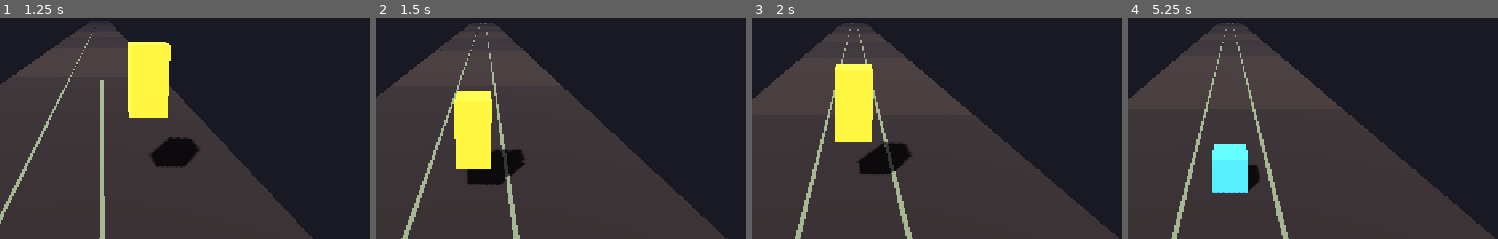
Above: before the commit, frames 1-4 (left to right).
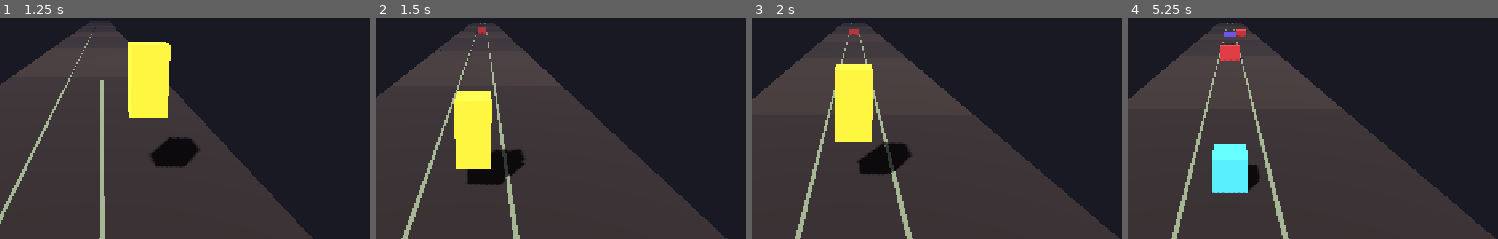
Above: after the commit, the same moments.

Repository: DanielEleojo/tribulation
Game: Godot game, scene res://scenes/game.tscn
Same seed, same stepped clock (60 frames per second), same inputs: the game is played once before the commit and once after it.
Inputs (mouse positions are % of the whole screen's width and height, from its top left):
- Up to frame 1 (1.25 s): tap Enter (restart) at 0.5 s; move the mouse to (78, 44) at 0.52 s; hold Right (move_right) from 0.53 s (still down); tap Down (slide) at 0.6 s; click (78, 44) at 0.67 s; tap Space (jump) at 0.77, 0.8, 1.07 s
- Up to frame 2 (1.5 s): move the mouse to (32, 54) at 1.27 s; release Right (move_right) at 1.28 s; hold Left (move_left) from 1.28 s (still down); tap Space (jump) at 1.35 s
- Up to frame 3 (2 s): keep holding Left (move_left); tap Space (jump) at 1.52, 1.82 s; tap Down (slide) at 1.55 s
- Up to frame 4 (5.25 s): move the mouse to (65, 27) at 2.02 s; release Left (move_left) at 2.03 s; hold Right (move_right) 2.03-3.53 s; tap Down (slide) at 2.1, 2.85, 4.35, 5.1 s; tap Space (jump) at 2.3, 3.02, 3.32, 3.6, 3.77, 4.07, 4.52, 4.82 s; move the mouse to (49, 69) at 2.77 s; click (49, 69) at 2.92 s; move the mouse to (86, 64) at 3.52 s; hold Left (move_left) from 3.53 s (still down); move the mouse to (22, 34) at 4.27 s; move the mouse to (59, 49) at 5.02 s; click (59, 49) at 5.17 s
The pictures show only the part of the screen within x 40-90%, y 37-87%; the shares and areas given below are measured in that part.

Frame 1 is identical in both runs. In frame 2, less than 0.1% of the frame differs, in the area x 27-31%, y 4-8%; in frame 3, less than 0.1%; in frame 4, 0.6%, in the area x 24-32%, y 4-20%.

Commit message:
Phase 1.D (3D): obstacles per lane + death + restart

Diff:
--- a/scenes/game.tscn
+++ b/scenes/game.tscn
@@ -6,6 +6,7 @@
 [ext_resource type="Script" path="res://scripts/player.gd" id="4_player"]
 [ext_resource type="Script" path="res://scripts/camera_follow.gd" id="5_cam"]
 [ext_resource type="Script" path="res://scripts/hud.gd" id="6_hud"]
+[ext_resource type="Script" path="res://scripts/spawner.gd" id="7_spawn"]
 
 [node name="Game" type="Node3D" groups=["game"]]
 script = ExtResource("1_game")
@@ -15,6 +16,9 @@
 
 [node name="Ground" type="Node3D" parent="."]
 script = ExtResource("3_ground")
+
+[node name="Spawner" type="Node3D" parent="."]
+script = ExtResource("7_spawn")
 
 [node name="Player" type="CharacterBody3D" parent="."]
 transform = Transform3D(1, 0, 0, 0, 1, 0, 0, 0, 1, 0, 3, 0)
--- a/scripts/spawner.gd
+++ b/scripts/spawner.gd
@@ -1,39 +1,38 @@
-extends Node2D
-## Obstacle spawner. Places obstacles AHEAD of the player at world positions,
-## alternating two placeholder types:
-##   - ground block (red)   -> jump over
-##   - overhead bar (purple) -> slide under
+extends Node3D
+## Obstacle spawner (3D lane runner). Places obstacles AHEAD of the player in a
+## random lane, alternating two placeholder types:
+##   - ground block (red)    -> jump over (or change lane)
+##   - overhead bar (purple) -> slide under (or change lane)
 ## Spawn frequency increases over time (interval shrinks to a floor).
-## Obstacles queue_free() once well behind the player. Obstacles are Area2D
-## triggers (no physics push); contact with the player causes death.
+## Obstacles are Area3D triggers (no physics push); contact = death.
+## They queue_free() once well behind the player.
 
-const GROUND_TOP_Y: float = 560.0
-const SPAWN_AHEAD: float = 1050.0       # px ahead of player (just off the right edge)
-const DESPAWN_BEHIND: float = 700.0     # px behind player before removal
+const SPAWN_AHEAD: float = 70.0        # units ahead of the player (beyond view/fog)
+const DESPAWN_BEHIND: float = 25.0     # units behind the player before removal
+const LANE_WIDTH: float = 2.5          # must match the player's lane spacing
 
-# Block (jump over): rests on the ground.
-const BLOCK_WIDTH: float = 50.0
-const BLOCK_HEIGHT: float = 60.0
-const BLOCK_COLOR := Color(0.85, 0.22, 0.22, 1.0)
+# Block (jump over): rests on the ground in one lane.
+const BLOCK_SIZE := Vector3(2.0, 1.5, 1.5)
+const BLOCK_COLOR := Color(0.85, 0.22, 0.22)
 
-# Bar (slide under): floats at head height, leaving a gap to slide through.
-const BAR_WIDTH: float = 80.0
-const BAR_HEIGHT: float = 40.0
-const BAR_BOTTOM_Y: float = 515.0       # bottom edge; standing player (top 500) hits it, slider (top 530) clears
-const BAR_COLOR := Color(0.45, 0.35, 0.9, 1.0)
+# Bar (slide under): floats at head height; standing player hits it, slider clears.
+const BAR_SIZE := Vector3(2.2, 0.8, 0.8)
+const BAR_BOTTOM_Y: float = 1.2
+const BAR_COLOR := Color(0.45, 0.35, 0.9)
 
 # Frequency ramp.
-@export var start_interval: float = 1.6   # seconds between spawns at the start
-@export var min_interval: float = 0.8     # fastest spawn rate
-@export var ramp_time: float = 60.0       # seconds to reach min_interval
+@export var start_interval: float = 1.4   # seconds between spawns at the start
+@export var min_interval: float = 0.7      # fastest spawn rate
+@export var ramp_time: float = 60.0        # seconds to reach min_interval
 
-var player: Node2D
+var player: Node3D
 var game
 var _elapsed: float = 0.0
 var _timer: float = 0.0
 var _spawn_index: int = 0
 
 func _ready() -> void:
+	randomize()
 	game = get_tree().get_first_node_in_group("game")
 	_timer = start_interval
 
@@ -59,38 +58,44 @@
 	return lerpf(start_interval, min_interval, t)
 
 func _spawn() -> void:
-	# Alternate: even -> block (jump), odd -> bar (slide).
+	# Alternate type so both jump and slide get exercised; random lane.
 	var is_block: bool = (_spawn_index % 2 == 0)
 	_spawn_index += 1
+	var lane: int = randi() % 3
 	var obs := _make_obstacle(is_block)
-	obs.position = Vector2(player.global_position.x + SPAWN_AHEAD, 0.0)
+	var x: float = float(lane - 1) * LANE_WIDTH
+	obs.position = Vector3(x, 0.0, player.global_position.z - SPAWN_AHEAD)
 	add_child(obs)
 
-func _make_obstacle(is_block: bool) -> Area2D:
-	var area := Area2D.new()
+func _make_obstacle(is_block: bool) -> Area3D:
+	var area := Area3D.new()
+	var mesh := MeshInstance3D.new()
+	var box := BoxMesh.new()
+	var col := CollisionShape3D.new()
+	var bshape := BoxShape3D.new()
+	var mat := StandardMaterial3D.new()
 
-	var rect := ColorRect.new()
-	var shape := CollisionShape2D.new()
-	var rect_shape := RectangleShape2D.new()
+	var size: Vector3
+	var center_y: float
+	if is_block:
+		size = BLOCK_SIZE
+		center_y = BLOCK_SIZE.y * 0.5            # bottom sits at y=0
+		mat.albedo_color = BLOCK_COLOR
+	else:
+		size = BAR_SIZE
+		center_y = BAR_BOTTOM_Y + BAR_SIZE.y * 0.5
+		mat.albedo_color = BAR_COLOR
 
-	if is_block:
-		var top_y := GROUND_TOP_Y - BLOCK_HEIGHT
-		rect.size = Vector2(BLOCK_WIDTH, BLOCK_HEIGHT)
-		rect.position = Vector2(-BLOCK_WIDTH * 0.5, top_y)
-		rect.color = BLOCK_COLOR
-		rect_shape.size = Vector2(BLOCK_WIDTH, BLOCK_HEIGHT)
-		shape.position = Vector2(0.0, top_y + BLOCK_HEIGHT * 0.5)
-	else:
-		var top_y := BAR_BOTTOM_Y - BAR_HEIGHT
-		rect.size = Vector2(BAR_WIDTH, BAR_HEIGHT)
-		rect.position = Vector2(-BAR_WIDTH * 0.5, top_y)
-		rect.color = BAR_COLOR
-		rect_shape.size = Vector2(BAR_WIDTH, BAR_HEIGHT)
-		shape.position = Vector2(0.0, top_y + BAR_HEIGHT * 0.5)
+	box.size = size
+	mesh.mesh = box
+	mesh.material_override = mat
+	mesh.position = Vector3(0.0, center_y, 0.0)
+	bshape.size = size
+	col.shape = bshape
+	col.position = Vector3(0.0, center_y, 0.0)
 
-	shape.shape = rect_shape
-	area.add_child(rect)
-	area.add_child(shape)
+	area.add_child(mesh)
+	area.add_child(col)
 	area.body_entered.connect(_on_obstacle_body_entered)
 	return area
 
@@ -99,7 +104,7 @@
 		game.die()
 
 func _cleanup() -> void:
-	var kill_x: float = player.global_position.x - DESPAWN_BEHIND
+	var kill_z: float = player.global_position.z + DESPAWN_BEHIND
 	for child in get_children():
-		if child.position.x < kill_x:
+		if child.position.z > kill_z:
 			child.queue_free()
Not shown, changed: devlog.txt
Not shown: 1 places in scenes/game.tscn that only renumber resources
